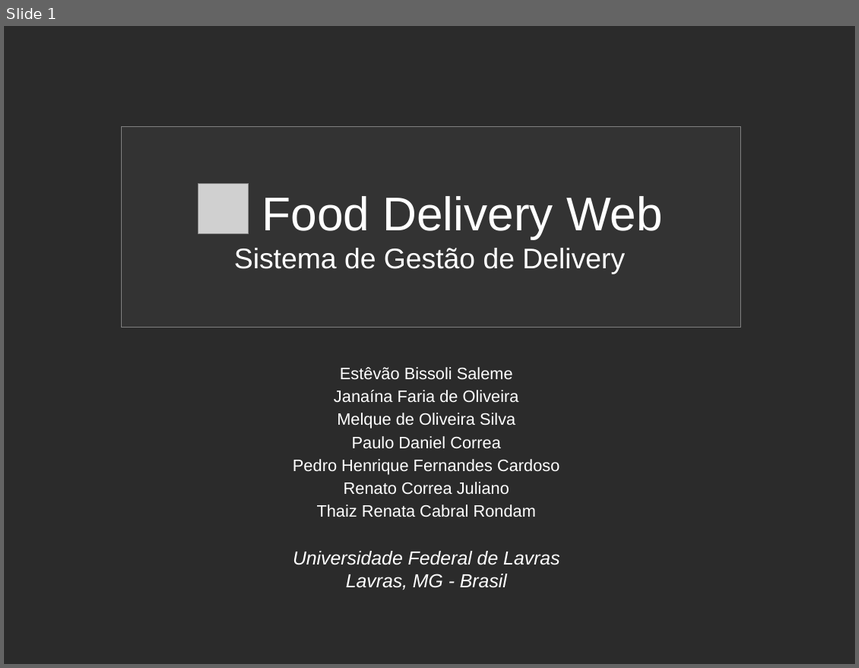
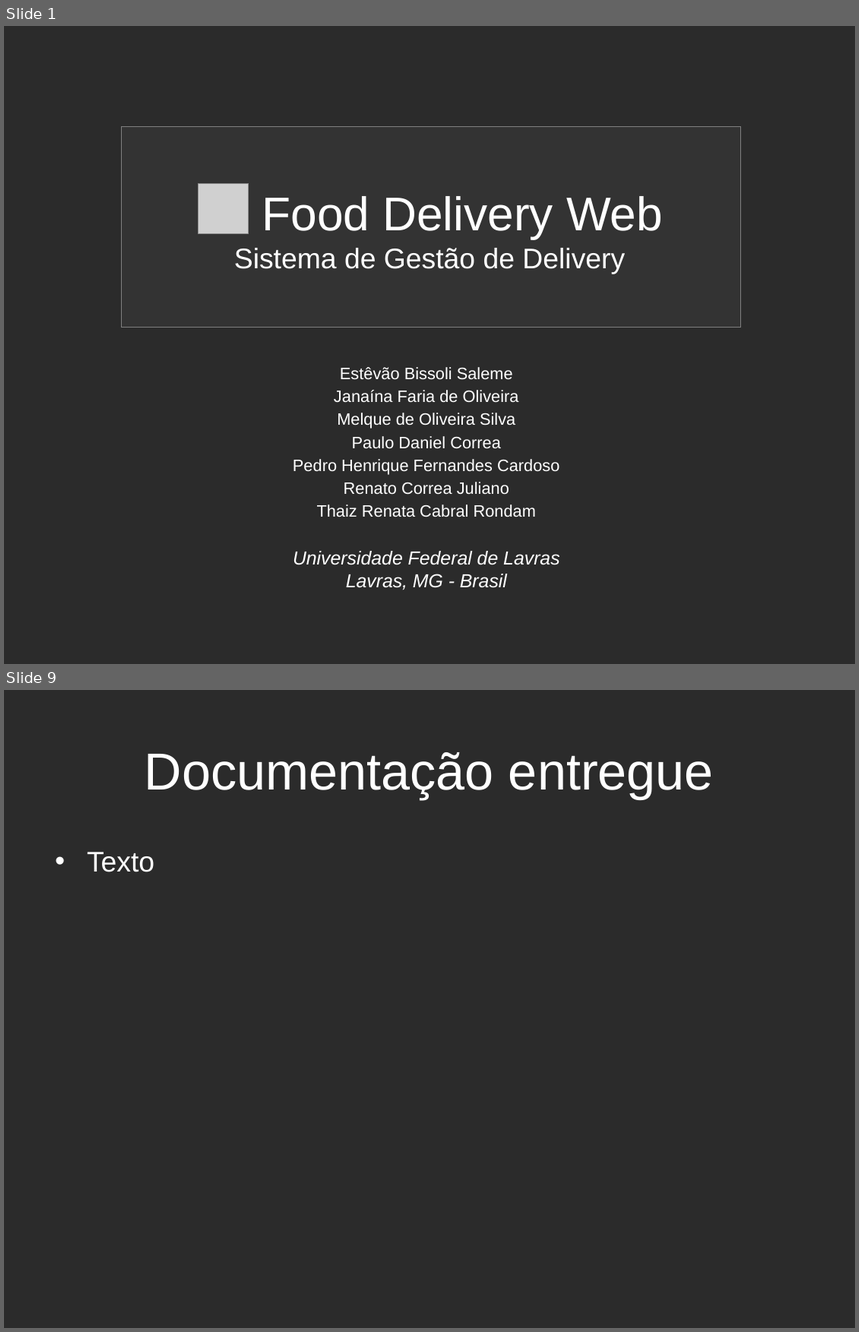
Before and after one commit to Hian-Cintra/fooddeliveryweb, a slide deck: Documentacao/Outros Documentos/Apresentação FoodDeliveryWeb.odp. Shown one above the other, each under a label of ours: slide 1 before the commit, slides 1 and 9 after it; the slides between them are not shown. The pictures are 859x668 and 859x1332 pixels, drawn with LibreOffice and Linux fonts; fonts in the diff are those of the drawing; grey boxes stand for pictures; background and template pictures are left out; a plain dark background stands for a picture behind light text. Boxes give left, top, right and bottom in pixels: in the first picture for what was removed or moved away, otherwise in the second. Text is boxed around its words. In the diff, an @@ line names an element or a change of style, - is before the commit and + after.

```diff
--- a/Documentacao/Outros Documentos/Apresentação FoodDeliveryWeb.odp
+++ b/Documentacao/Outros Documentos/Apresentação FoodDeliveryWeb.odp
@@ slide 9 added at box(4, 690, 855, 1328), background picture (left out) @@
@@ title added at box(145, 752, 714, 799), 44 pt, text #FFFFFF @@
+Documentação entregue
@@ text added at box(87, 852, 154, 872), 24 pt, text #FFFFFF @@
+• Texto
```
Also in this commit, not shown: 9 other slides added, 2 slides removed, 1 other file.
